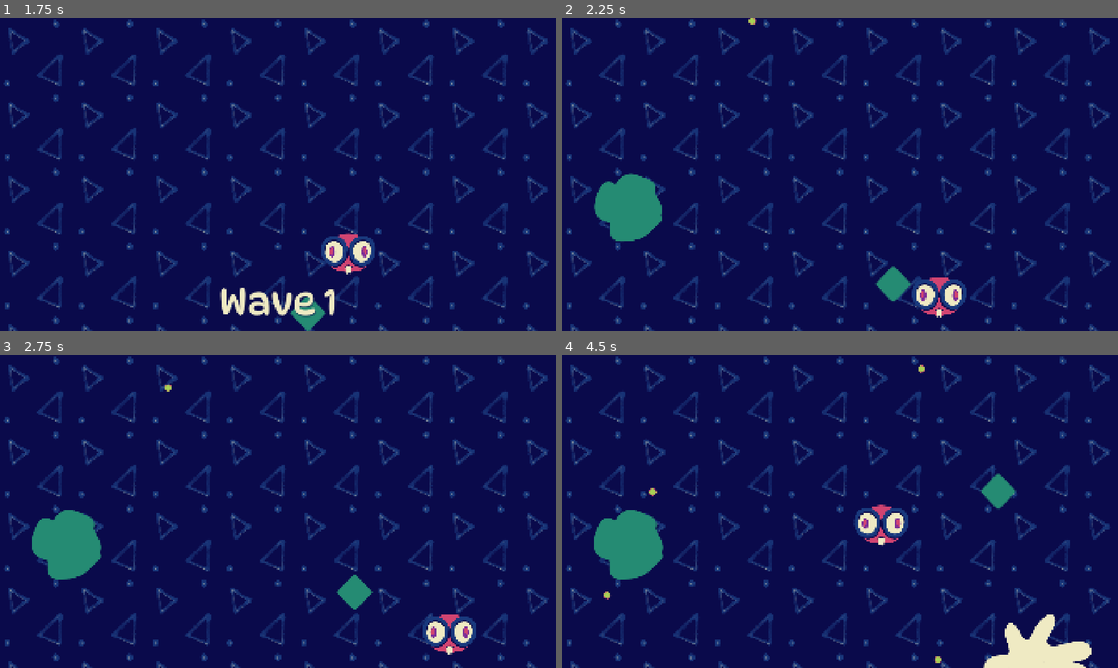
Above: before the commit, frames 1-4 (two rows, left to right).
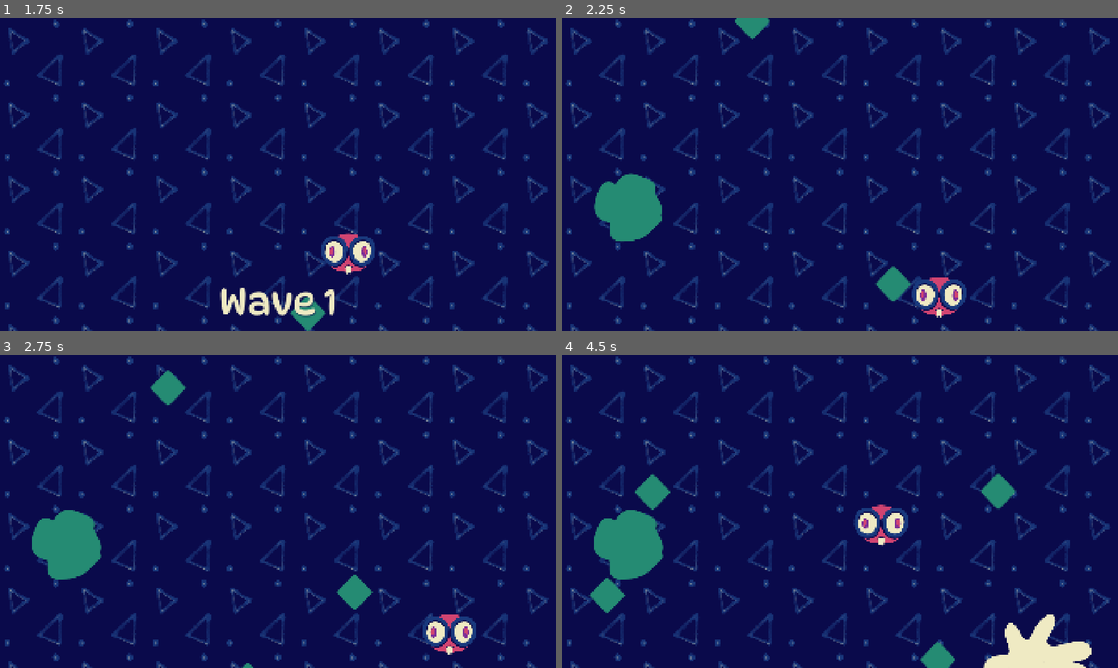
Above: after the commit, the same moments.

Repository: squarepear/ggj-26
Game: Godot game, scene res://world/world.tscn
Same seed, same stepped clock (60 frames per second), same inputs: the game is played once before the commit and once after it.
Inputs:
- Up to frame 1 (1.75 s): hold D (move_right) 0.53-1.28 s; hold S (move_down) from 1.28 s (still down)
- Up to frame 2 (2.25 s): release S (move_down) at 2.03 s; hold D (move_right) from 2.03 s (still down)
- Up to frame 3 (2.75 s): keep holding D (move_right)
- Up to frame 4 (4.5 s): release D (move_right) at 2.78 s; hold W (move_up) 2.78-3.53 s; hold A (move_left) from 3.53 s (still down)

Frame 1 is identical in both runs. In frame 2, 0.3% of the frame differs, in the area x 31-38%, y 0-7%; in frame 3, 0.4%; in frame 4, 1.2%, in the area x 4-71%, y 3-100%.

Commit message:
Add ghost waves to determine next wave spawners

Diff:
--- a/project/bullet/bullet.gd
+++ b/project/bullet/bullet.gd
@@ -1,14 +1,17 @@
 class_name Bullet
 extends CharacterBody2D
 
+signal hit
 signal job_completed
 
 const GHOST_COLLISION_LAYER := 8
 
 @export var size := 1
 
+var _is_ghost := false
 var _offscreen_timer: SceneTreeTimer
 
+@onready var _icon: Sprite2D = $Icon
 @onready var _movement_compenent: MovementCompenent = $MovementCompenent
 @onready var _hurtbox_component: HurtboxComponent = $HurtboxComponent
 @onready var _visible_on_screen_notifier: VisibleOnScreenNotifier2D = $VisibleOnScreenNotifier
@@ -17,8 +20,11 @@
 func initialize(is_ghost := false) -> void:
 	_visible_on_screen_notifier.screen_exited.connect(_on_visible_on_screen_notifier_screen_exited)
 	scale = Vector2(size,size)
+	_hurtbox_component.hit.connect(hit.emit.unbind(1))
 
+	_is_ghost = is_ghost
 	if is_ghost:
+		_icon.hide()
 		_hurtbox_component.collision_layer = GHOST_COLLISION_LAYER
 
 
--- a/project/bullet/splitter_bullet.gd
+++ b/project/bullet/splitter_bullet.gd
@@ -8,7 +8,7 @@
 
 func aim(direction: Vector2) -> void:
 	super(direction)
-	_spawner_component._settings.direction = -_movement_compenent._dir
+	_spawner_component.settings.direction = -_movement_compenent._dir
 
 
 func _physics_process(_delta: float) -> void:
@@ -23,6 +23,8 @@
 		job_done = true
 		return
 
+	_spawner_component.settings.is_ghost = _is_ghost
+	_spawner_component.hit.connect(hit.emit)
 	_spawner_component.spawn()
 
 
--- a/project/bullet/splitter_bullet.tscn
+++ b/project/bullet/splitter_bullet.tscn
@@ -15,8 +15,9 @@
 [sub_resource type="CircleShape2D" id="CircleShape2D_3udht"]
 radius = 16.0
 
-[sub_resource type="Resource" id="Resource_wm0qd"]
+[sub_resource type="Resource" id="Resource_vealc"]
 script = ExtResource("7_vealc")
+direction = Vector2(0, 0)
 delay = 1.0
 bullet_scene = ExtResource("7_85rdh")
 metadata/_custom_type_script = "uid://lbhiseaheje4"
@@ -55,7 +56,7 @@
 
 [node name="SpawnerComponent" type="Node2D" parent="." unique_id=401337838]
 script = ExtResource("6_wm0qd")
-_settings = SubResource("Resource_wm0qd")
+settings = SubResource("Resource_vealc")
 metadata/_custom_type_script = "uid://baug51yyody53"
 
 [node name="Timer" type="Timer" parent="." unique_id=1602839334]
--- a/project/bullet/wave_generator.gd
+++ b/project/bullet/wave_generator.gd
@@ -7,16 +7,37 @@
 
 @export var _bullet_scenes: Array[PackedScene] = []
 @export var _wave_component: WaveComponent
+@export var _ghost_wave_component: WaveComponent
 
 
 func _ready() -> void:
 	assert(_wave_component, "target wave component must be assigned!")
+	assert(_ghost_wave_component, "ghost wave component must be assigned!")
 
 
 func generate() -> void:
+	for child in _ghost_wave_component.get_children():
+		_ghost_wave_component.remove_child(child)
+		child.queue_free()
+
 	_current_wave += 1
+	var successful_settings := _ghost_wave_component.get_hits()
+	successful_settings.shuffle()
 	for i in 5:
-		_wave_component.add_spawner(_create_settings(_get_random_spawn_point()))
+		var settings: SpawnerSettings
+		if i < successful_settings.size():
+			settings = successful_settings[i]
+		else:
+			settings = _create_settings(_get_random_spawn_point())
+
+		settings.is_ghost = false
+		_wave_component.add_spawner(settings)
+
+	for i in 100:
+		_ghost_wave_component.add_spawner(_create_settings(_get_random_spawn_point()))
+
+	_wave_component.start()
+	_ghost_wave_component.start()
 
 
 # Gets a random point along the boundary of the screen with an offset of BOUNDARY_OFFSET
@@ -44,11 +65,11 @@
 
 func _create_settings(position: Vector2) -> SpawnerSettings:
 	var settings := SpawnerSettings.new()
-	settings.bullet_scene = _bullet_scenes[randi_range(0,3)]
+	settings.bullet_scene = _bullet_scenes.pick_random()
 	settings.position = position
 	settings.direction = (_get_random_spawn_point(-BOUNDARY_OFFSET) - position).normalized()
 	settings.delay = randf_range(1, 5)
-	settings.is_ghost = false # TODO: Determine this
+	settings.is_ghost = true
 
 	return settings
 
--- a/project/component/hitbox_component.gd
+++ b/project/component/hitbox_component.gd
@@ -11,4 +11,3 @@
 func _on_area_entered(area: Area2D) -> void:
 	if area is HurtboxComponent:
 		hit.emit(area)
-		print("YEOUCH!")
--- a/project/component/hurtbox_component.gd
+++ b/project/component/hurtbox_component.gd
@@ -11,4 +11,3 @@
 func _on_area_entered(area: Area2D) -> void:
 	if area is HitboxComponent:
 		hit.emit(area)
-		print("WOWEE")
--- a/project/component/spawner/spawner_component.gd
+++ b/project/component/spawner/spawner_component.gd
@@ -2,10 +2,12 @@
 extends Node2D
 
 signal spawned
+signal hit
 signal job_completed
 
-@export var _settings: SpawnerSettings
+@export var settings: SpawnerSettings
 var _timer: Timer = Timer.new()
+var _bullet: Bullet
 
 
 func _ready() -> void:
@@ -13,19 +15,19 @@
 	_timer.one_shot = true
 	_timer.timeout.connect(_on_timer_timeout)
 
-	if _settings:
+	if settings:
 		initialize()
 
 
-func initialize(settings: SpawnerSettings = null) -> void:
-	if settings:
-		_settings = settings
+func initialize(new_settings: SpawnerSettings = null) -> void:
+	if new_settings:
+		settings = new_settings
 
-	assert(_settings, "settings must be defined")
+	assert(settings, "settings must be defined")
 
-	if _settings.position != Vector2.ZERO:
-		global_position = _settings.position
-	_timer.wait_time = _settings.delay
+	if settings.position != Vector2.ZERO:
+		global_position = settings.position
+	_timer.wait_time = settings.delay
 
 
 func spawn():
@@ -37,10 +39,16 @@
 
 
 func _on_timer_timeout() -> void:
-	var bullet_instance: Bullet = _settings.bullet_scene.instantiate()
-	get_tree().get_root().add_child(bullet_instance)
-	bullet_instance.global_position = global_position
-	bullet_instance.job_completed.connect(_on_bullet_screen_exited)
-	bullet_instance.initialize(_settings.is_ghost)
-	bullet_instance.aim(_settings.direction)
+	_bullet = settings.bullet_scene.instantiate()
+	get_tree().get_root().add_child(_bullet)
+	_bullet.global_position = global_position
+	_bullet.job_completed.connect(_on_bullet_screen_exited)
+	_bullet.initialize(settings.is_ghost)
+	_bullet.aim(settings.direction)
+	_bullet.hit.connect(hit.emit)
 	spawned.emit()
+
+
+func _exit_tree() -> void:
+	if _bullet:
+		_bullet.queue_free()
--- a/project/component/wave_component.gd
+++ b/project/component/wave_component.gd
@@ -4,18 +4,25 @@
 signal wave_completed
 
 var _spawners_completed := 0
+var _hits: Array[SpawnerSettings]
 
 
 func add_spawner(settings: SpawnerSettings) -> void:
 	var spawner := SpawnerComponent.new()
 	add_child(spawner)
 	spawner.initialize(settings)
+	spawner.hit.connect(_on_spawner_hit.bind(spawner.settings))
 	spawner.job_completed.connect(_increment_spawners_completed)
 
 
 func start():
+	_hits = []
 	for child in get_children():
 		child.spawn()
+
+
+func get_hits() -> Array[SpawnerSettings]:
+	return _hits
 
 
 func _increment_spawners_completed() -> void:
@@ -28,3 +35,7 @@
 func _complete_wave() -> void:
 	_spawners_completed = 0
 	wave_completed.emit()
+
+
+func _on_spawner_hit(settings: SpawnerSettings) -> void:
+	_hits.append(settings)
--- a/project/world/world.gd
+++ b/project/world/world.gd
@@ -13,7 +13,6 @@
 func next_wave() -> void:
 	if player_living:
 		_wave_generator.generate()
-		_wave_component.start()
 		_display_wave_label()
 
 
--- a/project/world/world.tscn
+++ b/project/world/world.tscn
@@ -9,7 +9,6 @@
 [ext_resource type="Script" uid="uid://clntnlnf2eit2" path="res://bullet/wave_generator.gd" id="7_sc4t8"]
 [ext_resource type="PackedScene" uid="uid://r6l2lwvbok18" path="res://bullet/fast_bullet.tscn" id="8_ai45w"]
 [ext_resource type="PackedScene" uid="uid://d2wex0bjfvjgt" path="res://bullet/big_bullet.tscn" id="9_4papg"]
-[ext_resource type="PackedScene" uid="uid://chak4ltt123op" path="res://bullet/splitter_bullet.tscn" id="10_fyhu2"]
 
 [sub_resource type="TileSetAtlasSource" id="TileSetAtlasSource_tcf2h"]
 texture = ExtResource("1_tcf2h")
@@ -89,11 +88,17 @@
 unique_name_in_owner = true
 script = ExtResource("3_h5o24")
 
-[node name="WaveGenerator" type="Node" parent="." unique_id=2090635365 node_paths=PackedStringArray("_wave_component")]
+[node name="GhostWaveComponent" type="Node" parent="." unique_id=1219595942]
+unique_name_in_owner = true
+script = ExtResource("3_h5o24")
+metadata/_custom_type_script = "uid://drj3jwutag7vt"
+
+[node name="WaveGenerator" type="Node" parent="." unique_id=2090635365 node_paths=PackedStringArray("_wave_component", "_ghost_wave_component")]
 unique_name_in_owner = true
 script = ExtResource("7_sc4t8")
-_bullet_scenes = Array[PackedScene]([ExtResource("5_mmdvd"), ExtResource("8_ai45w"), ExtResource("9_4papg"), ExtResource("10_fyhu2")])
+_bullet_scenes = Array[PackedScene]([ExtResource("5_mmdvd"), ExtResource("8_ai45w"), ExtResource("9_4papg")])
 _wave_component = NodePath("../WaveComponent")
+_ghost_wave_component = NodePath("../GhostWaveComponent")
 metadata/_custom_type_script = "uid://clntnlnf2eit2"
 
 [node name="CanvasLayer" type="CanvasLayer" parent="." unique_id=499848769]
